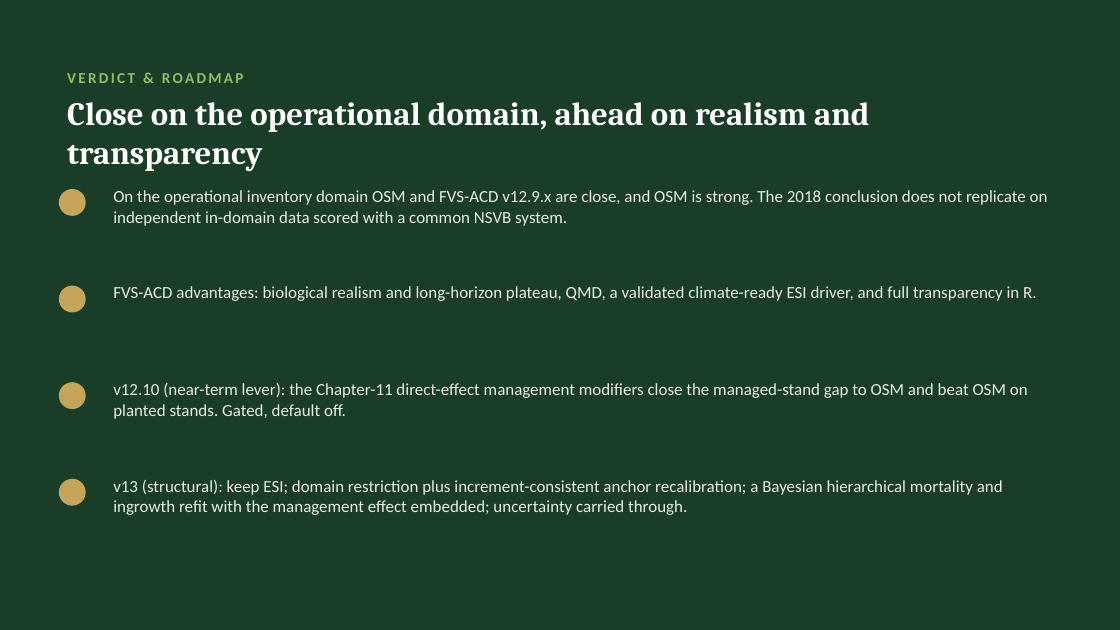
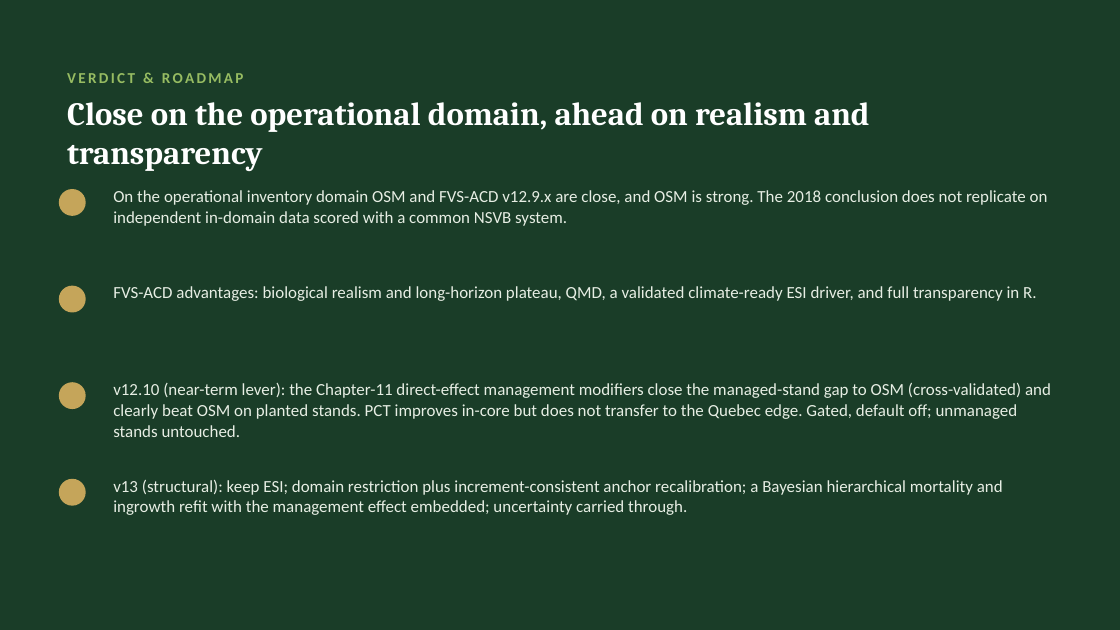
Before and after one commit to holoros/fvs-acd, a slide deck: slide 15 of FVS-ACD_Hennigar_Aug2026.pptx (slide 14 before the commit). Drawn at 1120x630 pixels with LibreOffice and Linux fonts; fonts in the diff are those of the drawing. Boxes give left, top, right and bottom in pixels: in the first picture for what was removed or moved away, otherwise in the second. Text is boxed around its words. In the diff, an @@ line names an element or a change of style, - is before the commit and + after.

Commit message:
v12.10 red-team: OOS CV of mgmt modifier, NSVB spot-check, plateau + smoke; deck/brief/emails updated to red-teamed numbers

```diff
--- a/FVS-ACD_Hennigar_Aug2026.pptx
+++ b/FVS-ACD_Hennigar_Aug2026.pptx
@@ text at [113,383,1051,437]: text changed @@
-v12.10 (near-term lever): the Chapter-11 direct-effect management modifiers close the managed-stand gap to OSM and beat OSM on planted stands. Gated, default off.
+v12.10 (near-term lever): the Chapter-11 direct-effect management modifiers close the managed-stand gap to OSM (cross-validated) and clearly beat OSM on planted stands. PCT improves in-core but does not transfer to the Quebec edge. Gated, default off; unmanaged stands untouched.
```
Also in this commit, not shown: 3 other slides changed, 2 slides added, 9 other files.
